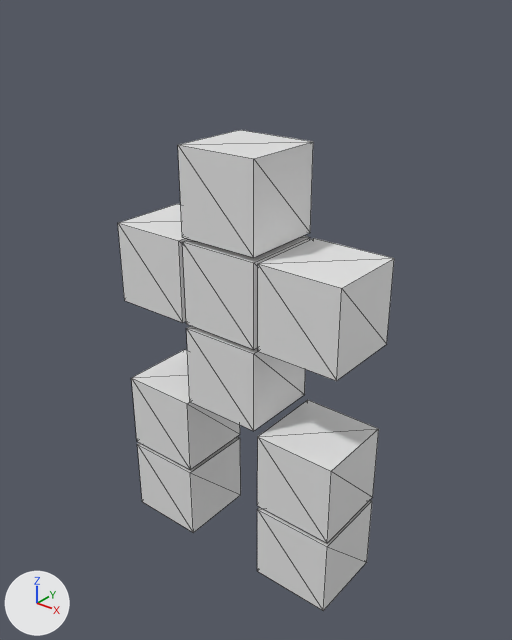
Before and after pictures for a commit that changed the glTF model public/models/samurai_voxel.glb.
Rendered twice from a camera (50 mm lens) standing at (5.49, -5.46, 5.96) and looking at (1.07, 0.07, 2.53). Every picture has the same lights, and +X, +Y and +Z are marked at lower left. The first picture is the older version. Mesh edges are drawn as thin lines. Vertices at exactly the same position are counted once.

Script lines for the objects in view, before the commit:
```python
me_立方体 = bpy.data.meshes.new('立方体')
me_立方体.from_pydata(...)  # 72 vertices, 108 faces; spans x -1.48..1.48, y -0.48..0.47, z -0.47..4.47
me_立方体.materials.append(mat_mat_0)  # white #e7e7e7
me_立方体.materials.append(mat_mat_1)  # white #e7e7e7
me_立方体.materials.append(mat_mat_2)  # white #e7e7e7
me_立方体.materials.append(mat_mat_3)  # white #e7e7e7
me_立方体.materials.append(mat_mat_4)  # white #e7e7e7
me_立方体.materials.append(mat_mat_5)  # white #e7e7e7
me_立方体.materials.append(mat_mat_6)  # white #e7e7e7
me_立方体.materials.append(mat_mat_7)  # white #e7e7e7
me_立方体.materials.append(mat_mat_8)  # white #e7e7e7
ob_samuraivoxel = bpy.data.objects.new('SamuraiVoxel', me_立方体)
ob_samuraivoxel.location = (1.0, 0.0, 0.0)
```
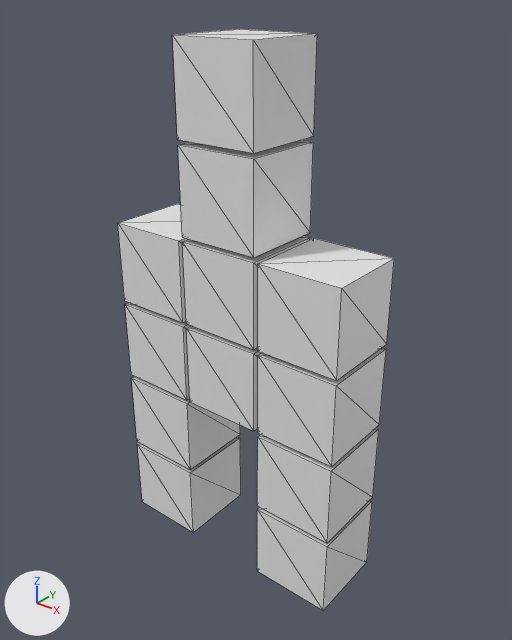
Where the change shows, as pixel boxes [x1, y1, x2, y2] in the pictures (512 x 640 px):
```json
{"object": "SamuraiVoxel", "change": "reshaped", "before": [118, 130, 394, 611], "after": [118, 29, 394, 611], "on screen": "21% taller"}
{"part": 1, "of": "me_立方体", "change": "added", "after": [173, 29, 317, 153]}
{"part": 2, "of": "me_立方体", "change": "added", "after": [125, 302, 190, 400]}
{"part": 3, "of": "me_立方体", "change": "added", "after": [258, 347, 386, 467]}
```

Scene script edits in JSON lines:
```json
{"op": "add", "block": "mat_mat_11", "code": ["mat_mat_11 = principled_material('mat_11')", "mat_mat_11.base_color = (0.8, 0.8, 0.8)  # white #e7e7e7"]}
{"op": "add", "block": "mat_mat_9", "code": ["mat_mat_9 = principled_material('mat_9')", "mat_mat_9.base_color = (0.8, 0.8, 0.8)  # white #e7e7e7"]}
{"op": "add", "block": "mat_mat_10", "code": ["mat_mat_10 = principled_material('mat_10')", "mat_mat_10.base_color = (0.8, 0.8, 0.8)  # white #e7e7e7"]}
{"block": "me_立方体", "where": "# used by ob_samuraivoxel; location = (1.0, 0.0, 0.0)"}
{"op": "remove", "block": "me_立方体", "code": "me_立方体.from_pydata(...)  # 72 vertices, 108 faces; spans x -1.48..1.48, y -0.48..0.47, z -0.47..4.47"}
{"op": "add", "block": "me_立方体", "code": "me_立方体.from_pydata(...)  # 96 vertices, 144 faces; spans x -1.48..1.48, y -0.47..0.48, z -0.47..5.47"}
{"block": "me_立方体", "change": "me_立方体 part 1: a new loose piece, a box spanning x -0.48..0.48, y -0.47..0.47, z 4.53..5.47, in mat_mat_0 (white #e7e7e7)"}
{"block": "me_立方体", "change": "me_立方体 part 2: a new loose piece, a box spanning x -1.48..-0.53, y -0.47..0.48, z 1.53..2.47, in mat_mat_5 (white #e7e7e7)"}
{"block": "me_立方体", "change": "me_立方体 part 3: a new loose piece, a box spanning x 0.53..1.48, y -0.47..0.48, z 1.53..2.47, in mat_mat_7 (white #e7e7e7)"}
{"op": "add", "block": "me_立方体", "code": "me_立方体.materials.append(mat_mat_9)  # white #e7e7e7"}
{"op": "add", "block": "me_立方体", "code": "me_立方体.materials.append(mat_mat_10)  # white #e7e7e7"}
{"op": "add", "block": "me_立方体", "code": "me_立方体.materials.append(mat_mat_11)  # white #e7e7e7"}
```
